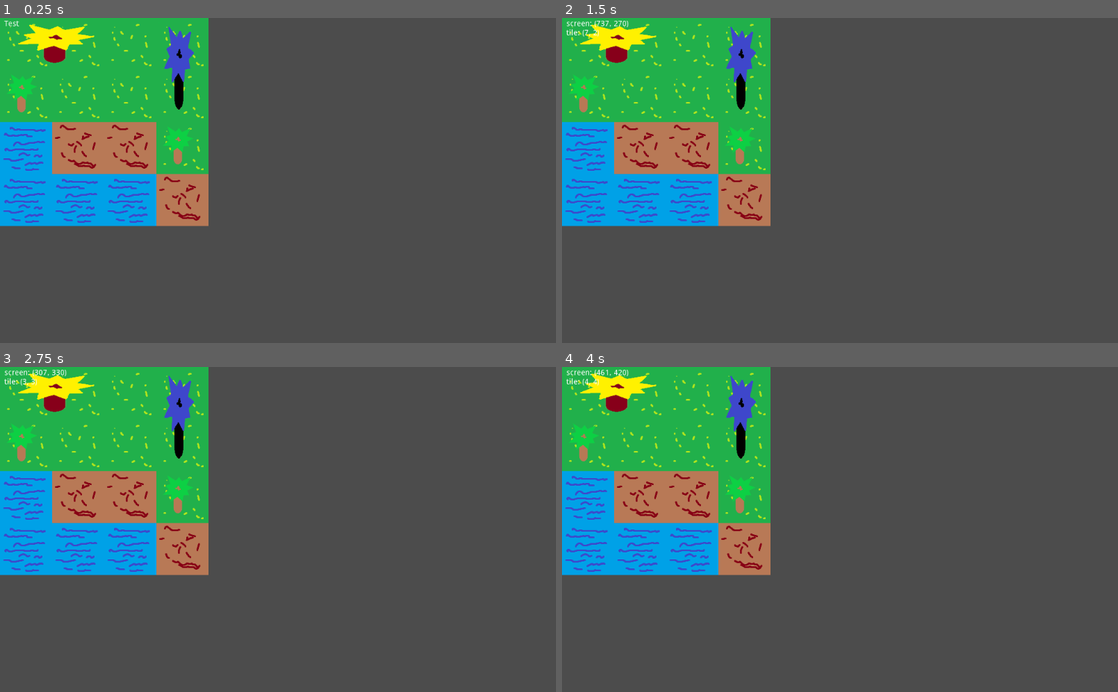
Above: before the commit, frames 1-4 (two rows, left to right).
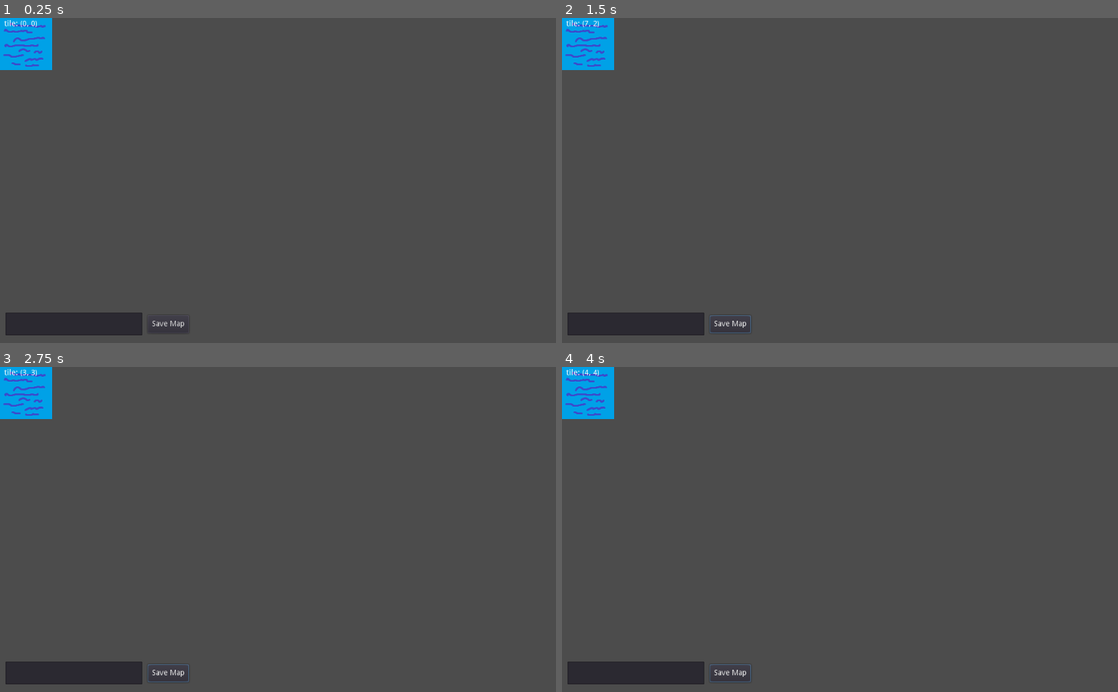
Above: after the commit, the same moments.

Repository: xfstef/captains
Game: Godot game, scene res://AdventureMap.tscn
Same seed, same stepped clock (60 frames per second), same inputs: the game is played once before the commit and once after it.
Inputs (mouse positions are in pixels of both pictures, inside the frame that each line leads up to):
- Up to frame 1 (0.25 s): no input
- Up to frame 2 (1.5 s): click (728, 323) at 0.5 s, where only the run after the commit has a clickable "Save Map"; move the mouse to (962, 164) at 1.27 s; click (962, 164) at 1.42 s
- Up to frame 3 (2.75 s): move the mouse to (166, 545) at 2.02 s; click (166, 545) at 2.17 s
- Up to frame 4 (4 s): move the mouse to (895, 458) at 2.77 s; click (895, 458) at 2.92 s; move the mouse to (812, 594) at 3.52 s; click (812, 594) at 3.67 s

The runs differ from the first frame. In frame 1, 26% of the frame differs, in the area x 0-38%, y 0-98%; in frame 2, 26%; in frame 3, 26%; in frame 4, 26%.

Commit message:
Worked on adding a save map option

Diff:
--- a/AdventureMap.tscn
+++ b/AdventureMap.tscn
@@ -11,16 +11,20 @@
 [node name="TM-Ground" type="TileMap" parent="."]
 tile_set = ExtResource( 1 )
 cell_size = Vector2( 96, 96 )
+cell_tile_origin = 1
 format = 1
+tile_data = PoolIntArray( 0, 4, 0 )
 
 [node name="TM-Props" type="TileMap" parent="."]
 tile_set = ExtResource( 3 )
 cell_size = Vector2( 96, 96 )
+cell_tile_origin = 1
 format = 1
 
 [node name="TM-Interactable" type="TileMap" parent="."]
 tile_set = ExtResource( 4 )
 cell_size = Vector2( 96, 96 )
+cell_tile_origin = 1
 format = 1
 
 [node name="info" type="Label" parent="."]
@@ -33,3 +37,24 @@
 __meta__ = {
 "_edit_use_anchors_": false
 }
+
+[node name="saveMapName" type="LineEdit" parent="."]
+margin_left = 10.0
+margin_top = 544.0
+margin_right = 262.0
+margin_bottom = 586.0
+max_length = 20
+__meta__ = {
+"_edit_use_anchors_": false
+}
+
+[node name="saveMapButton" type="Button" parent="."]
+margin_left = 271.671
+margin_top = 548.738
+margin_right = 347.671
+margin_bottom = 581.738
+text = "Save Map"
+__meta__ = {
+"_edit_use_anchors_": false
+}
+[connection signal="pressed" from="saveMapButton" to="." method="_on_saveMapButton_pressed"]
--- a/Assets/TileResources/interactable.tres
+++ b/Assets/TileResources/interactable.tres
@@ -1,7 +1,9 @@
-[gd_resource type="TileSet" load_steps=2 format=2]
+[gd_resource type="TileSet" load_steps=3 format=2]
 
 [ext_resource path="res://Assets/Sprites/interactable.png" type="Texture" id=1]
 
+[sub_resource type="ConvexPolygonShape2D" id=1]
+points = PoolVector2Array( 0, 96, 192, 96, 192, 192, 0, 192 )
 
 [resource]
 0/name = "interactable.png 0"
@@ -56,7 +58,14 @@
 3/navigation_offset = Vector2( 0, 0 )
 3/shape_offset = Vector2( 0, 0 )
 3/shape_transform = Transform2D( 1, 0, 0, 1, 0, 0 )
+3/shape = SubResource( 1 )
 3/shape_one_way = false
-3/shape_one_way_margin = 0.0
-3/shapes = [  ]
+3/shape_one_way_margin = 1.0
+3/shapes = [ {
+"autotile_coord": Vector2( 0, 0 ),
+"one_way": false,
+"one_way_margin": 1.0,
+"shape": SubResource( 1 ),
+"shape_transform": Transform2D( 1, 0, 0, 1, 0, 0 )
+} ]
 3/z_index = 0
--- a/Scripts/AdventureMap.gd
+++ b/Scripts/AdventureMap.gd
@@ -1,10 +1,7 @@
 extends Node2D
 
 # Declare member variables here. Examples:
-# var a = 2
-# var b = "text"
 var mapPath = "res://Maps/test1.json"
-
 var mapGroundMatrix = []
 var mapPropsMatrix = []
 var info
@@ -13,27 +10,61 @@
 var groundTileMap
 var propsTileMap
 
+var data = {
+	"name": "",
+	"description": "...",
+	"numberOfPlayers": 2,
+	"playerStartRules": [
+		{
+			"canBeHuman": true,
+			"forcedFaction": 0,
+			"forcedCaptain": 0,
+			"forcedStartBonus": 0,
+			"startingAlliance": 0
+		},
+		{
+			"canBeHuman": false,
+			"forcedFaction": 2,
+			"forcedCaptain": 0,
+			"forcedStartBonus": 1,
+			"startingAlliance": 0
+		}
+	],
+	"winConditions": [0],
+	"lossConditions": [0, 1],
+	"width": 16,
+	"height": 16,
+	"tiles": []
+}
+
 # Called when the node enters the scene tree for the first time.
 func _ready():
 	groundTileMap = get_node("TM-Ground")
 	propsTileMap = get_node("TM-Props")
 	info = get_node("info")
-	loadMapData()
-	set_process_input(true)
+	#loadMapData()
+	initPaintedMatrix()
 
-func _input(event):
-	if Input.is_mouse_button_pressed(BUTTON_LEFT):
-		var mouse_pos = get_global_mouse_position()
-		var tile = groundTileMap.world_to_map(mouse_pos)
-		var text = "screen: %s\ntile: %s" % [mouse_pos, tile]
-		info.set_text(text)
+func _on_saveMapButton_pressed():
+	var saveNameInput = get_node("saveMapName")
+	var saveName = "test1"
+	if saveNameInput.text != "":
+		saveName = saveNameInput.text
+	var filePath = str("res://Maps/", saveName, ".json")
+
+	data.name = saveName
+	print(data.name)
+
+	var file
+	file = File.new()
+	file.open(filePath, File.WRITE)
+	file.store_line(to_json(data))
+	file.close()
 
 func loadMapData():
 	var file = File.new()
-
 	if not file.file_exists(mapPath):
 		return
-
 	file.open(mapPath, File.READ)
 
 	var payload = parse_json(file.get_as_text())
@@ -55,6 +86,23 @@
 
 	file.close()
 
+func initPaintedMatrix():
+	for y in range(data.width):
+		mapGroundMatrix.append([])
+		mapGroundMatrix[y] = []
+		mapPropsMatrix.append([])
+		mapPropsMatrix[y] = []
+		for x in range(data.height):
+			mapGroundMatrix[y].append([])
+			mapGroundMatrix[y][x] = groundTileMap.get_cell(x, y)
+			mapPropsMatrix[y].append([])
+			mapPropsMatrix[y][x] = propsTileMap.get_cell(x, y)
+
+	print(mapGroundMatrix)
+
 # Called every frame. 'delta' is the elapsed time since the previous frame.
-#func _process(delta):
-#	pass
+func _process(delta):
+	var mouse_pos = get_global_mouse_position()
+	var tile = groundTileMap.world_to_map(mouse_pos)
+	var text = "tile: %s" % [tile]
+	info.set_text(text)
